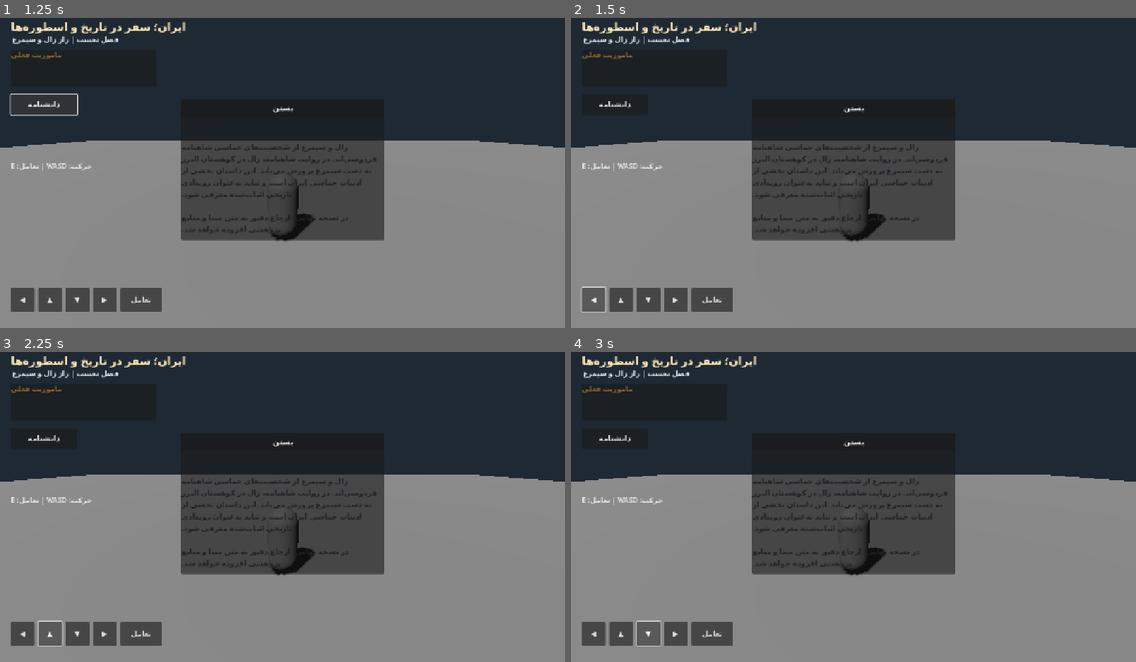
Above: before the commit, frames 1-4 (two rows, left to right).
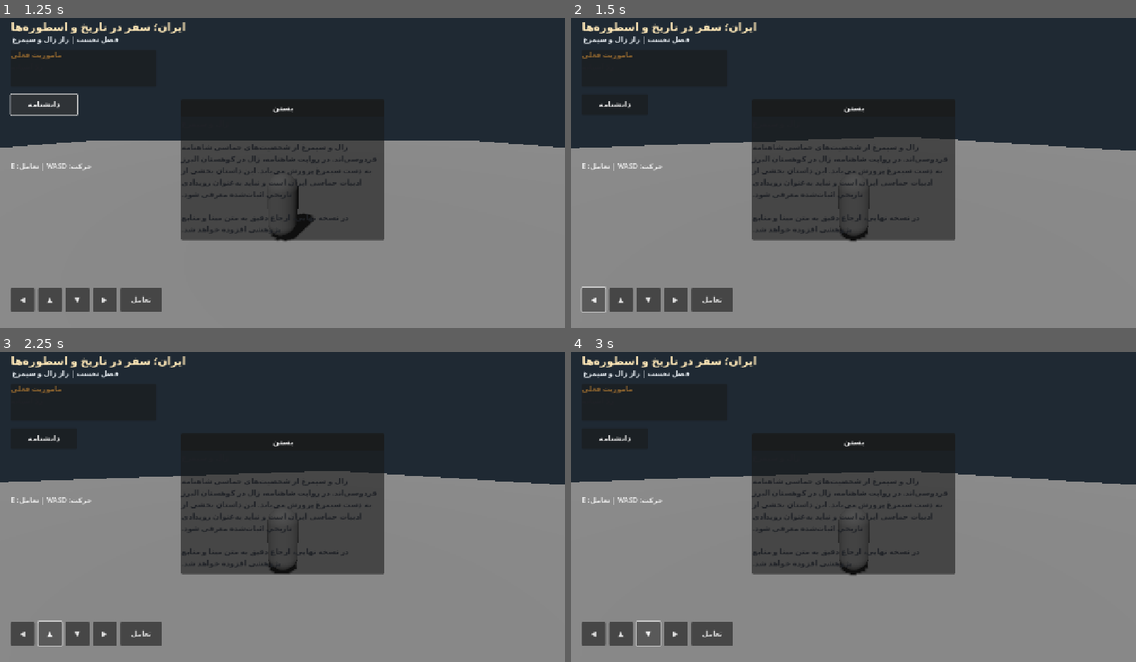
Above: after the commit, the same moments.

Repository: ghadirb/Iran-Heritage-World
Game: Godot game, scene res://scenes/main.tscn
Same seed, same stepped clock (60 frames per second), same inputs: the game is played once before the commit and once after it.
Inputs:
- Up to frame 1 (1.25 s): click "دانشنامه" at 0.5 s
- Up to frame 2 (1.5 s): click "◀" at 1.25 s
- Up to frame 3 (2.25 s): click "▲" at 2 s
- Up to frame 4 (3 s): click "▼" at 2.75 s

Frame 1 is identical in both runs. In frame 2, 1.0% of the frame differs, in the area x 0-100%, y 38-73%; in frame 3, 1.0%; in frame 4, 1.0%.

Commit message:
feat: add camera-relative third-person movement for mobile

Diff:
--- a/app/scripts/player_controller.gd
+++ b/app/scripts/player_controller.gd
@@ -4,6 +4,7 @@
 @export var move_speed: float = 5.0
 @export var acceleration: float = 18.0
 @export var jump_velocity: float = 4.5
+@export var rotation_speed: float = 10.0
 
 var gravity: float = ProjectSettings.get_setting("physics/3d/default_gravity")
 
@@ -12,11 +13,23 @@
 
 func _physics_process(delta: float) -> void:
 	var input_vector := Input.get_vector("move_left", "move_right", "move_forward", "move_back")
-	var direction := (global_transform.basis * Vector3(input_vector.x, 0.0, input_vector.y)).normalized()
+	var camera := get_viewport().get_camera_3d()
+	var forward := Vector3.FORWARD
+	var right := Vector3.RIGHT
+	if camera:
+		forward = -camera.global_transform.basis.z
+		right = camera.global_transform.basis.x
+	forward.y = 0.0
+	right.y = 0.0
+	forward = forward.normalized()
+	right = right.normalized()
+	var direction := (right * input_vector.x + forward * -input_vector.y).normalized()
 
-	if direction:
+	if direction.length_squared() > 0.001:
 		velocity.x = move_toward(velocity.x, direction.x * move_speed, acceleration * delta)
 		velocity.z = move_toward(velocity.z, direction.z * move_speed, acceleration * delta)
+		var target_angle := atan2(direction.x, direction.z)
+		rotation.y = lerp_angle(rotation.y, target_angle, rotation_speed * delta)
 	else:
 		velocity.x = move_toward(velocity.x, 0.0, acceleration * delta)
 		velocity.z = move_toward(velocity.z, 0.0, acceleration * delta)
